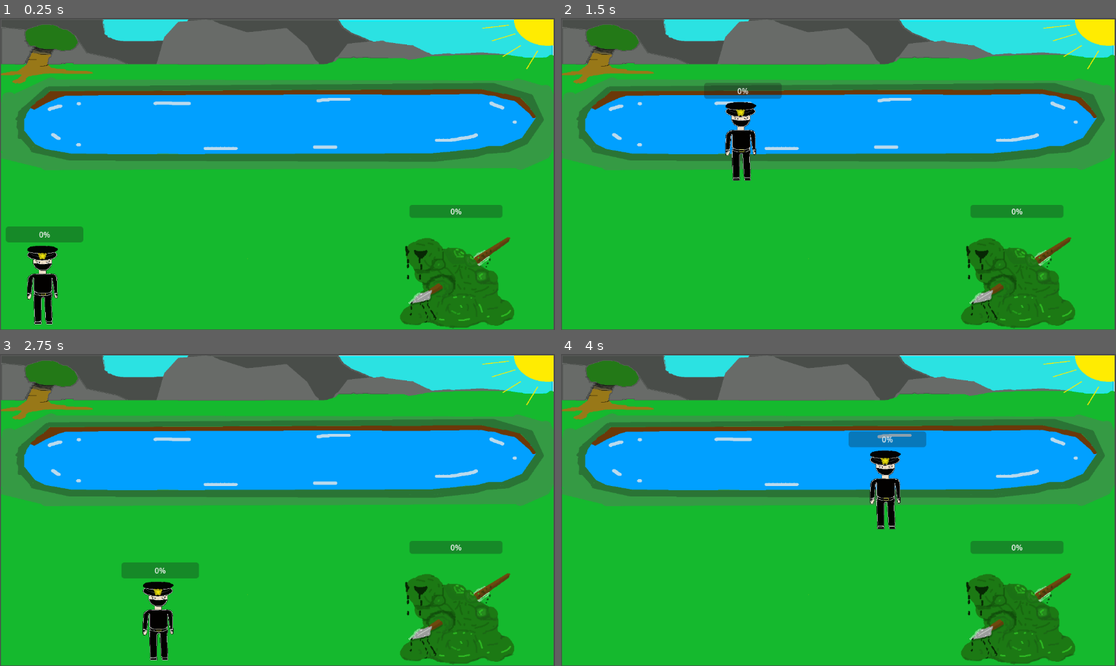
Above: before the commit, frames 1-4 (two rows, left to right).
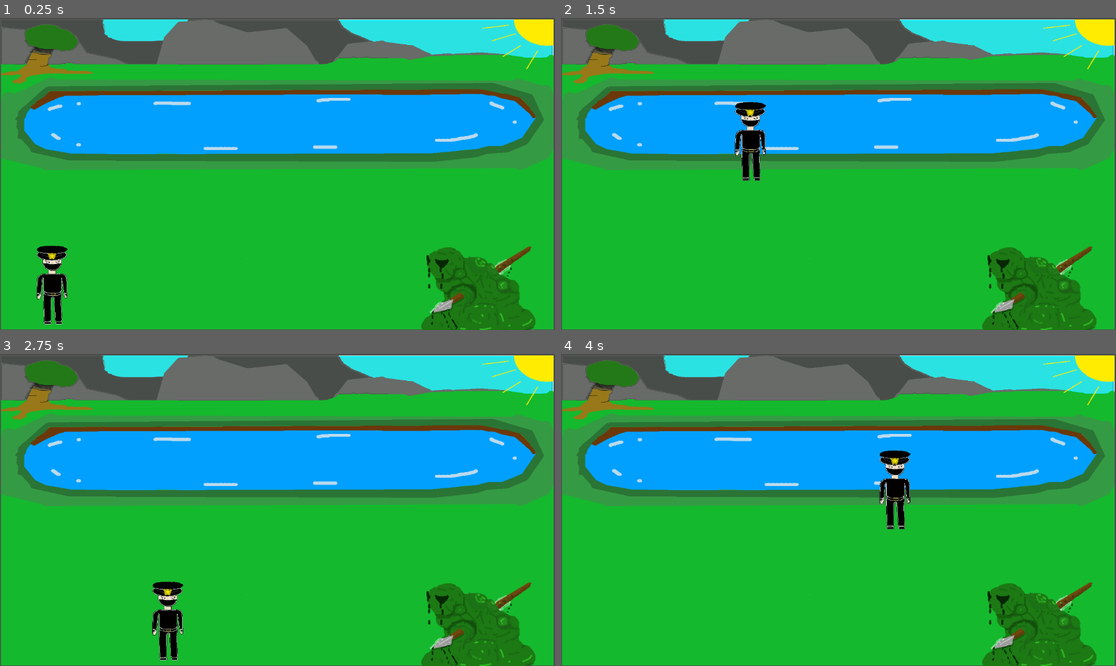
Above: after the commit, the same moments.

Repository: jwang5-dot/12-DT-Project
Game: Godot game, scene res://scene/Level_1_scene.tscn
Same seed, same stepped clock (60 frames per second), same inputs: the game is played once before the commit and once after it. The project has no main scene, so this scene is started directly.
Inputs:
- Up to frame 1 (0.25 s): no input
- Up to frame 2 (1.5 s): tap Enter (ui_accept) at 0.5, 0.77 s; hold Right (ui_right) from 0.53 s (still down)
- Up to frame 3 (2.75 s): tap Enter (ui_accept) at 1.52 s; release Right (ui_right) at 2.03 s; hold Left (ui_left) from 2.03 s (still down)
- Up to frame 4 (4 s): release Left (ui_left) at 2.78 s; hold Right (ui_right) from 2.78 s (still down); tap Enter (ui_accept) at 3.02, 3.77 s

The runs differ from the first frame. In frame 1, 5.5% of the frame differs, in the area x 1-97%, y 59-100%; in frame 2, 5.3%; in frame 3, 5.5%; in frame 4, 5.5%, in the area x 51-97%, y 24-100%.

Commit message:
health_second_try

Diff:
--- a/assessment-game/scene/Ending_scene.tscn
+++ b/assessment-game/scene/Ending_scene.tscn
@@ -1,6 +1,12 @@
 [gd_scene format=3 uid="uid://bqgdr7ykscmoy"]
 
 [ext_resource type="Script" uid="uid://bbmrgiu1r4d2u" path="res://script/ending_scene.gd" id="1_vjpgg"]
+[ext_resource type="Texture2D" uid="uid://cv2vdveaqj01r" path="res://images/Ending_Scene_Door_Walking.png" id="2_cogn0"]
 
 [node name="Node2D" type="Node2D" unique_id=91584699]
 script = ExtResource("1_vjpgg")
+
+[node name="EndingSceneDoorWalking" type="Sprite2D" parent="." unique_id=2057187375]
+position = Vector2(606.3125, 324.62503)
+scale = Vector2(0.860677, 0.64135754)
+texture = ExtResource("2_cogn0")
--- a/assessment-game/scene/Level_1_scene.tscn
+++ b/assessment-game/scene/Level_1_scene.tscn
@@ -23,7 +23,7 @@
 texture = ExtResource("1_w17ck")
 
 [node name="CharacterBody2D" parent="." unique_id=658715563 instance=ExtResource("3_affpu")]
-position = Vector2(88, 542)
+position = Vector2(108, 530)
 
 [node name="Player_Platform" type="StaticBody2D" parent="." unique_id=2016147382]
 
@@ -44,4 +44,4 @@
 shape = SubResource("RectangleShape2D_i458t")
 
 [node name="CharacterBody2D2" parent="." unique_id=967582635 instance=ExtResource("4_u8ckq")]
-position = Vector2(944, 534)
+position = Vector2(988, 553)
--- a/assessment-game/scene/Player_2.tscn
+++ b/assessment-game/scene/Player_2.tscn
@@ -6,6 +6,16 @@
 [sub_resource type="CapsuleShape2D" id="CapsuleShape2D_bv3h5"]
 radius = 40.0
 height = 182.0
+
+[sub_resource type="StyleBoxFlat" id="StyleBoxFlat_03o14"]
+bg_color = Color(0.99999994, 0.35267124, 0.072142385, 1)
+corner_radius_top_left = 10
+corner_radius_top_right = 10
+corner_radius_bottom_right = 10
+corner_radius_bottom_left = 10
+
+[sub_resource type="StyleBoxFlat" id="StyleBoxFlat_mepv0"]
+bg_color = Color(0, 0.71826625, 0.36439627, 1)
 
 [node name="CharacterBody2D" type="CharacterBody2D" unique_id=658715563]
 script = ExtResource("1_03o14")
@@ -19,8 +29,12 @@
 scale = Vector2(0.5833333, 0.60333335)
 texture = ExtResource("2_mepv0")
 
-[node name="ProgressBar" type="ProgressBar" parent="." unique_id=1355321709]
-offset_left = -76.0
-offset_top = -119.0
-offset_right = 85.0
-offset_bottom = -86.0
+[node name="CanvasLayer" type="CanvasLayer" parent="." unique_id=1368539308]
+
+[node name="ProgressBar" type="ProgressBar" parent="CanvasLayer" unique_id=1355321709]
+offset_left = -78.0
+offset_top = -127.0
+offset_right = 83.0
+offset_bottom = -94.0
+theme_override_styles/background = SubResource("StyleBoxFlat_03o14")
+theme_override_styles/fill = SubResource("StyleBoxFlat_mepv0")
--- a/assessment-game/scene/melee_enemy.tscn
+++ b/assessment-game/scene/melee_enemy.tscn
@@ -6,6 +6,16 @@
 [sub_resource type="CapsuleShape2D" id="CapsuleShape2D_qoxbp"]
 radius = 113.0
 height = 226.0
+
+[sub_resource type="StyleBoxFlat" id="StyleBoxFlat_eph0u"]
+bg_color = Color(1, 0.31867278, 0.43288794, 1)
+corner_radius_top_left = 10
+corner_radius_top_right = 10
+corner_radius_bottom_right = 10
+corner_radius_bottom_left = 10
+
+[sub_resource type="StyleBoxFlat" id="StyleBoxFlat_584gp"]
+bg_color = Color(5.7275593e-06, 0.716855, 0.38713267, 1)
 
 [node name="CharacterBody2D" type="CharacterBody2D" unique_id=967582635]
 script = ExtResource("1_eph0u")
@@ -18,8 +28,12 @@
 scale = Vector2(0.84, 0.8233333)
 texture = ExtResource("2_584gp")
 
-[node name="ProgressBar" type="ProgressBar" parent="." unique_id=1290858401]
-offset_left = -94.0
-offset_top = -146.0
-offset_right = 99.0
-offset_bottom = -119.0
+[node name="CanvasLayer" type="CanvasLayer" parent="." unique_id=1970685880]
+
+[node name="ProgressBar" type="ProgressBar" parent="CanvasLayer" unique_id=1290858401]
+offset_left = -87.0
+offset_top = -127.0
+offset_right = 106.0
+offset_bottom = -100.0
+theme_override_styles/background = SubResource("StyleBoxFlat_eph0u")
+theme_override_styles/fill = SubResource("StyleBoxFlat_584gp")
Binary file added: assessment-game/images/Ending_Scene_Door_Walking.png
Not shown, added: assessment-game/images/Ending_Scene_Door_Walking.png.import
